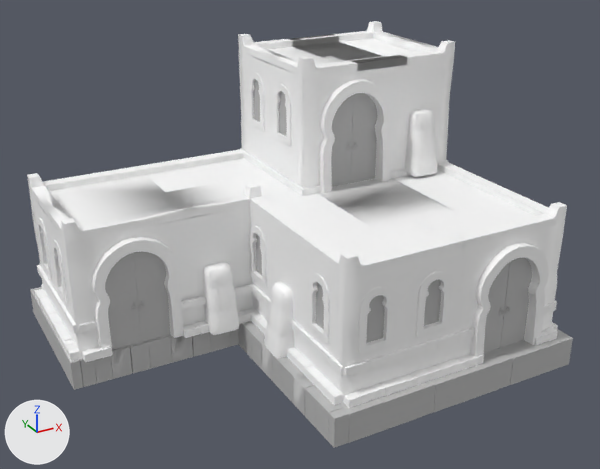
An edit to the FBX model Orisha-Unity/Assets/Graph/Environment/City/houss/Houss_03.fbx, drawn before and after from the same camera.
Before and after are seen from a 50 mm camera at (-11.9, -22.46, 15.07) aimed at (0.2, -0.47, 4.07). Lighting does not change. The marker at lower left points along +X, +Y and +Z. Where no turn or scale is listed for an object, it has been applied to the vertices. Vertices at the same position are counted once.

In view in the first picture: 'Houss_03'.
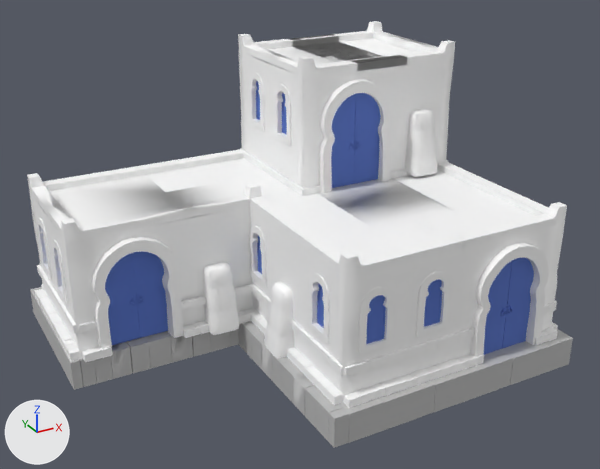
What differs and where, as boxes (x1, y1, x2, y2) in the pictures (600 x 469 px; the box of a moved part takes in the faces that stretch with it):
part 1 of me_mesh, moved or reshaped
    before: (353, 140, 357, 151)
    after: (356, 140, 360, 150)
part 2 of me_mesh, moved or reshaped
    before: (347, 141, 350, 152)
    after: (349, 141, 353, 152)
part 3 of me_mesh, moved or reshaped
    before: (331, 93, 377, 187)
    after: (331, 93, 381, 188)
part 4 of me_mesh, moved or reshaped (not visible afterwards)
    before: (366, 295, 383, 341)
part 5 of me_mesh, moved or reshaped (not visible before)
    after: (366, 295, 384, 342)
part 6 of me_mesh, moved or reshaped
    before: (317, 283, 324, 328)
    after: (319, 284, 324, 326)
part 7 of me_mesh, moved or reshaped
    before: (257, 235, 262, 274)
    after: (258, 237, 262, 272)
part 8 of me_mesh, rebuilt (not visible before)
    after: (105, 252, 168, 345)
part 9 of me_mesh, rebuilt
    before: (484, 258, 532, 353)
    after: (484, 258, 534, 355)
part 10 of me_mesh, deleted
    before: (131, 80, 511, 324)
part 11 of me_mesh, built on
    before: (105, 79, 287, 350)
    after: (71, 81, 287, 351)
part 12 of me_mesh, built on
    before: (316, 279, 441, 343)
    after: (317, 279, 513, 344)

What changed in the scene script:
```text
Add mat_blinn1:
    mat_blinn1 = principled_material('blinn1')
    mat_blinn1.base_color = (0.0893, 0.168, 0.573)  # blue #5472c7
    mat_blinn1.roughness = 0.749
Change me_mesh:
    used by ob_houss_03; location = (0.0, 0.0, 0.0)
    remove me_mesh.from_pydata(...)  # 13891 vertices, 11273 faces; spans x -7.48..7.48, y -6.06..6.06, z 0.0..9.59
    remove me_mesh.materials.append(mat_lambert14)  # grey #bcbcbc
    remove me_mesh.materials.append(mat_lambert1)  # grey #bcbcbc
    add me_mesh.from_pydata(...)  # 13650 vertices, 11079 faces; spans x -7.48..7.48, y -6.06..6.06, z 0.0..9.59
    me_mesh part 1: the loose piece of 38 vertices spanning x 2.91..3.04, y 0.64..0.67, z 6.2..6.59 is moved by (0.0, -0.17, 0.05), in mat_blinn1 (blue #5472c7)
    me_mesh part 2: the loose piece of 38 vertices spanning x 2.63..2.76, y 0.64..0.67, z 6.2..6.59 is moved by (0.0, -0.17, 0.05), in mat_blinn1 (blue #5472c7)
    me_mesh part 3: the loose piece of 18 vertices spanning x 1.71..3.97, y 0.65..0.67, z 5.01..8.35 is moved by (0.0, -0.17, 0.05), in mat_blinn1 (blue #5472c7)
    me_mesh part 4: the loose piece of 4 vertices spanning x -0.56..0.25, y -5.41, z 2.65..4.32 is moved by (0.0, -0.04, 0.0), in mat_blinn1 (blue #5472c7)
    me_mesh part 5: the loose piece of 4 vertices spanning x -0.56..0.25, y -5.4, z 2.65..4.32 is moved by (0.0, -0.07, 0.0), in mat_blinn1 (blue #5472c7)
    me_mesh part 6: the loose piece of 4 vertices spanning x -1.06, y -4.5..-3.69, z 2.65..4.32 is moved by (0.04, 0.01, 0.0), in mat_blinn1 (blue #5472c7)
    me_mesh part 7: the loose piece of 4 vertices spanning x -1.06, y -0.51..0.3, z 2.65..4.32 is moved by (0.04, 0.02, 0.0), in mat_blinn1 (blue #5472c7)
    me_mesh part 8: the loose piece of 18 vertices spanning x -6.27..-4.01, y 0.66..0.68, z 1.0..4.33 is rebuilt with 18 vertices and now spans x -6.24..-3.99, y 0.7..0.71, z 1.06..4.39, in mat_blinn1 (blue #5472c7)
    me_mesh part 9: the loose piece of 18 vertices spanning x 3.71..5.97, y -5.37..-5.35, z 1.0..4.33 is rebuilt with 18 vertices and now spans x 3.74..5.99, y -5.44..-5.42, z 1.0..4.33, in mat_blinn1 (blue #5472c7)
    me_mesh part 10: 33 loose pieces with 1910 vertices, spanning x -5.37..6.84, y -5.43..5.23, z 2.18..8.33, are deleted
    me_mesh part 11: 53 vertices moved within x -1.02..4.25, y -0.32..5.25, z 2.65..8.24; 742 vertices removed from x -6.27..4.25, y -0.47..5.27, z 1.0..8.33; 1639 vertices added at x -7.15..6.66, y -0.48..5.26, z 1.0..8.33
    me_mesh part 12: 6 vertices moved within x -1.02..5.04, y -5.43..-4.31, z 2.31..3.96; 395 vertices removed from x -1.08..5.04, y -5.43..-3.71, z 2.18..4.33; 1167 vertices added at x -1.03..5.09, y -5.51..-3.72, z 2.18..4.33
    add me_mesh.materials.append(mat_blinn1)  # blue #5472c7
```
